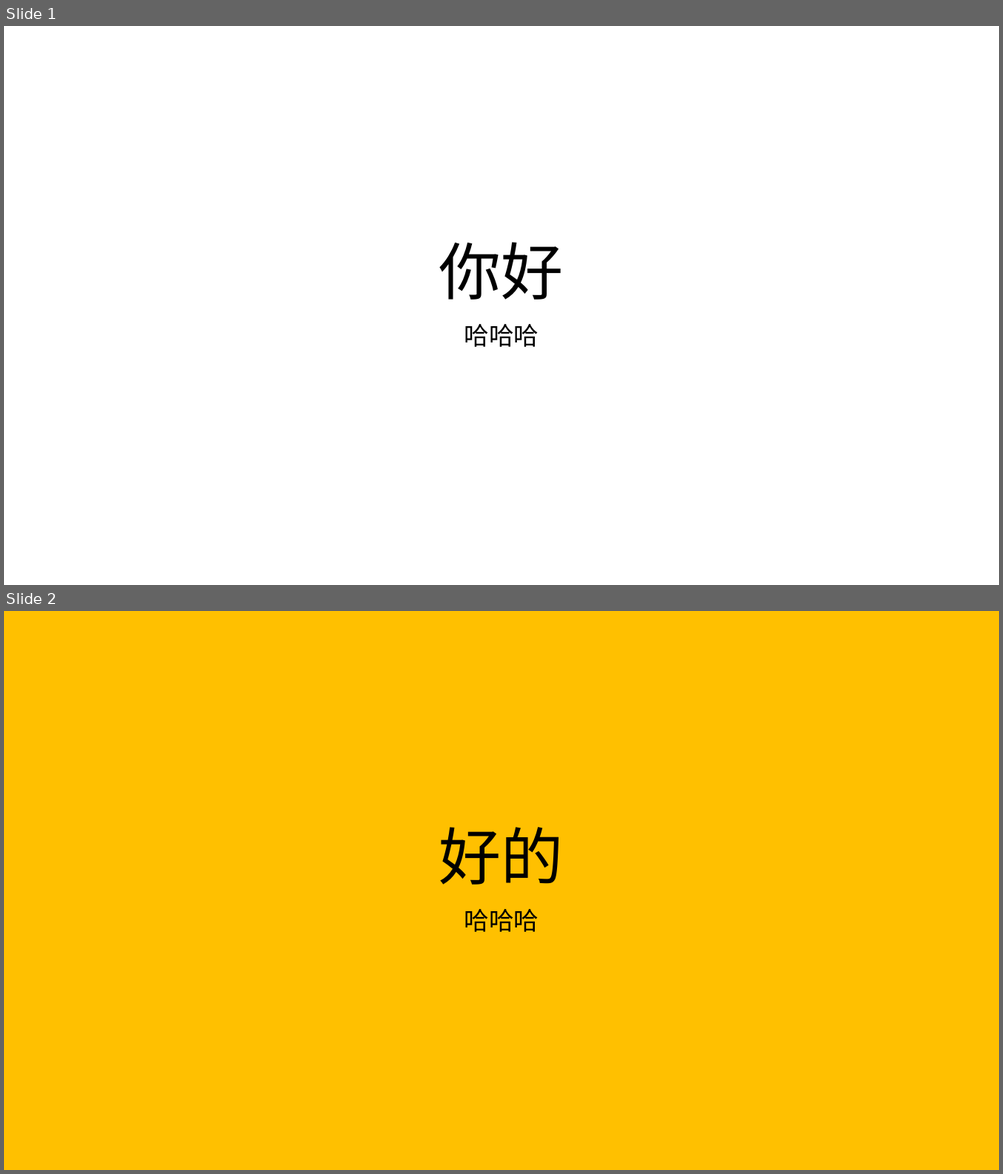
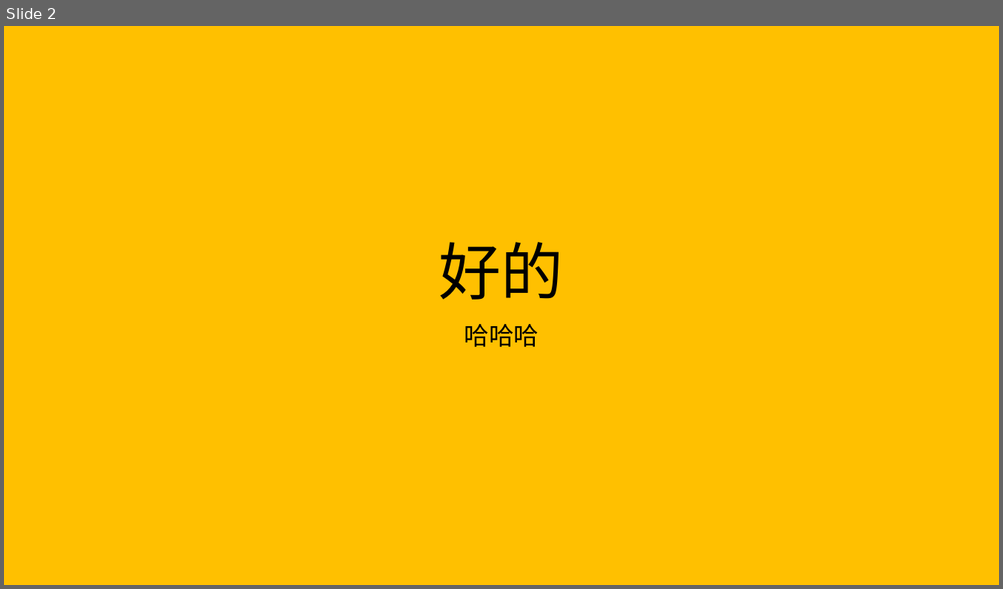
Before and after one commit to ZhangDengfengGit/PPT, a slide deck: 演示文稿1.pptx. Shown one above the other, each under a label of ours: slides 1 and 2 before the commit, slide 2 after it. The pictures are 1003x1174 and 1003x589 pixels, drawn with LibreOffice and Linux fonts; fonts in the diff are those of the drawing. Boxes give left, top, right and bottom in pixels: in the first picture for what was removed or moved away, otherwise in the second. Text is boxed around its words. In the diff, an @@ line names an element or a change of style, - is before the commit and + after.

```diff
--- a/演示文稿1.pptx
+++ b/演示文稿1.pptx
@@ slide 1 removed at (x1=4, y1=26, x2=999, y2=585), background #FFFFFF @@
@@ title removed at (x1=439, y1=242, x2=563, y2=300) @@
-你好
@@ subtitle removed at (x1=464, y1=324, x2=539, y2=347) @@
-哈哈哈
```
Also in this commit, not shown: 1 slide added.
